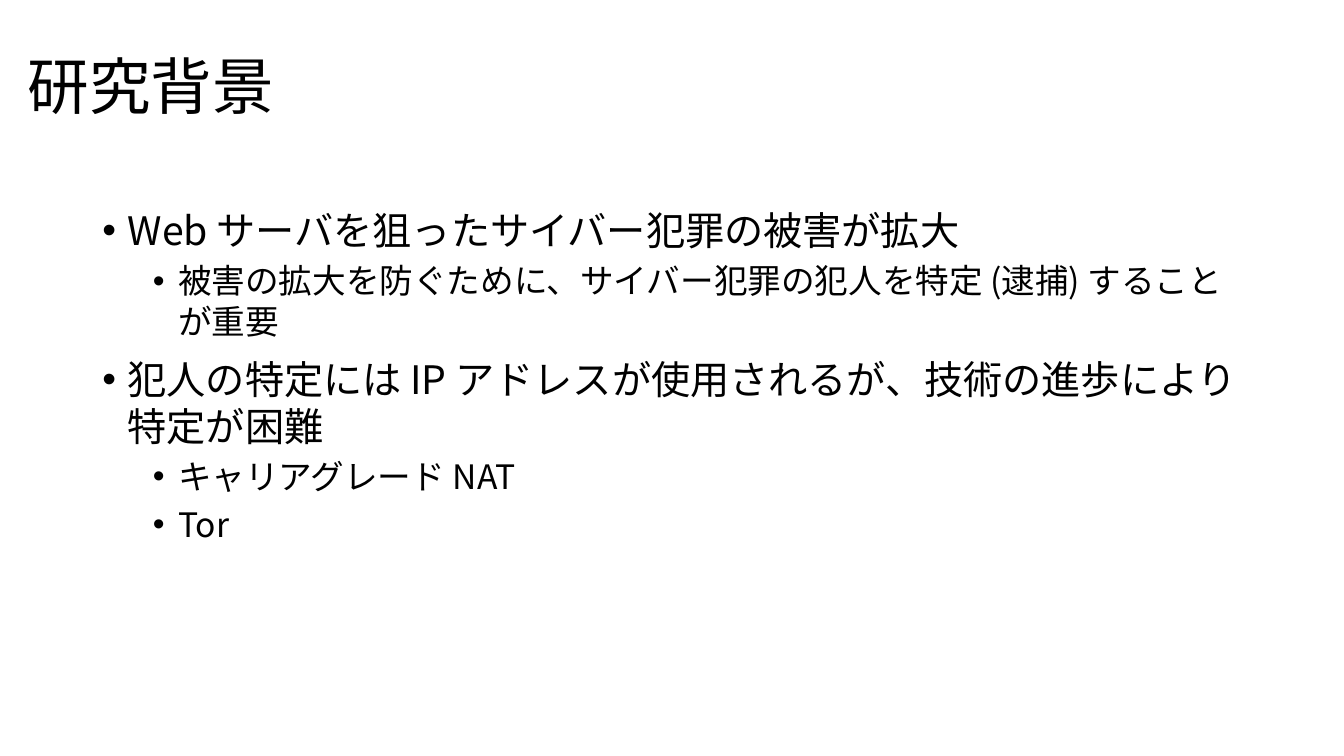
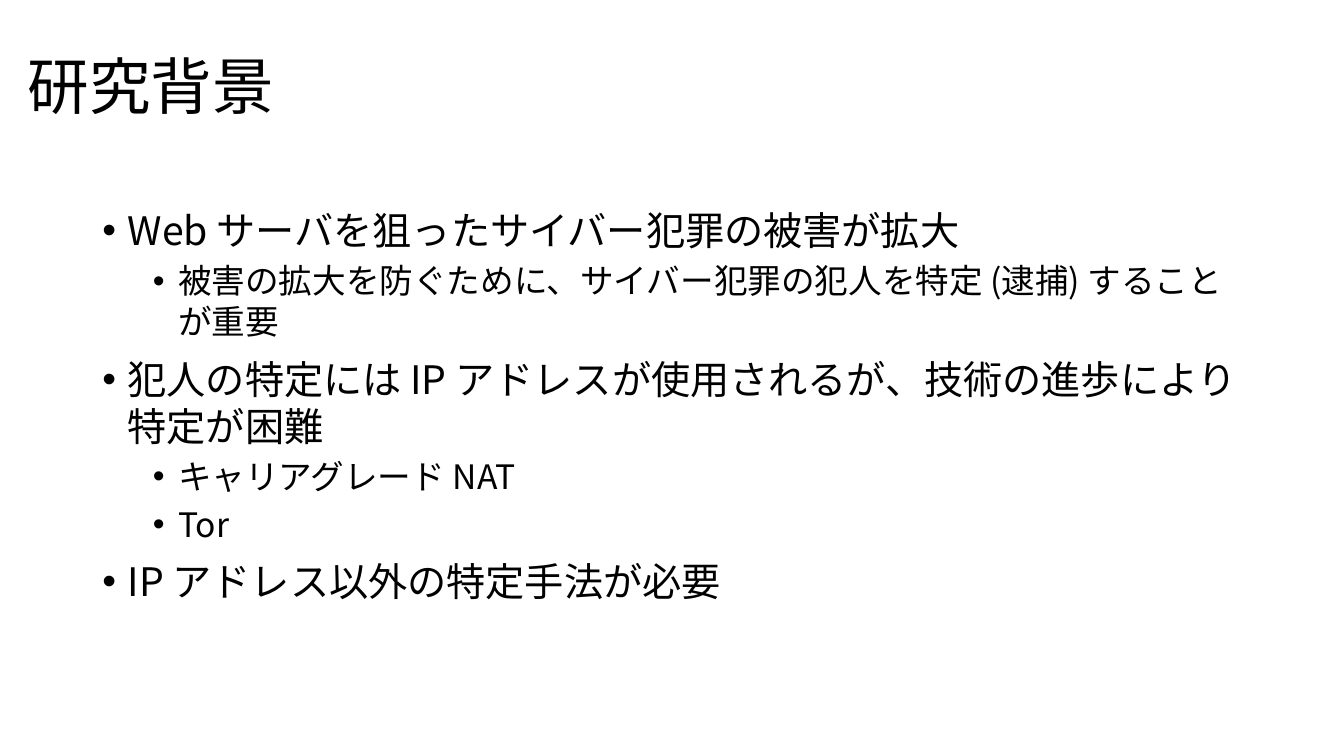
Before and after one commit to noraworld/graduation-thesis, a slide deck: slide 3 of presentation_slides.pptx. Drawn at 1344x756 pixels with LibreOffice and Linux fonts; fonts in the diff are those of the drawing. Boxes give left, top, right and bottom in pixels: in the first picture for what was removed or moved away, otherwise in the second. Text is boxed around its words. In the diff, an @@ line names an element or a change of style, - is before the commit and + after.

```diff
--- a/presentation_slides.pptx
+++ b/presentation_slides.pptx
@@ text at <box>128,563,721,599</box>: paragraph added @@
+• IP アドレス以外の特定手法が必要
```
Also in this commit, not shown: 3 other slides changed.
